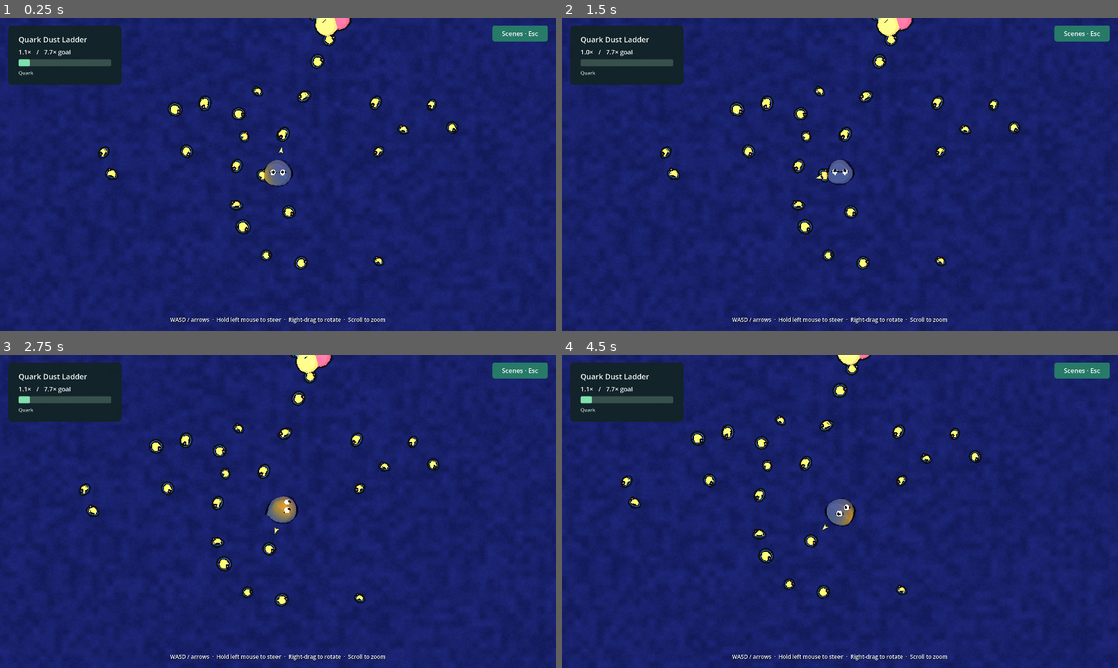
Above: before the commit, frames 1-4 (two rows, left to right).
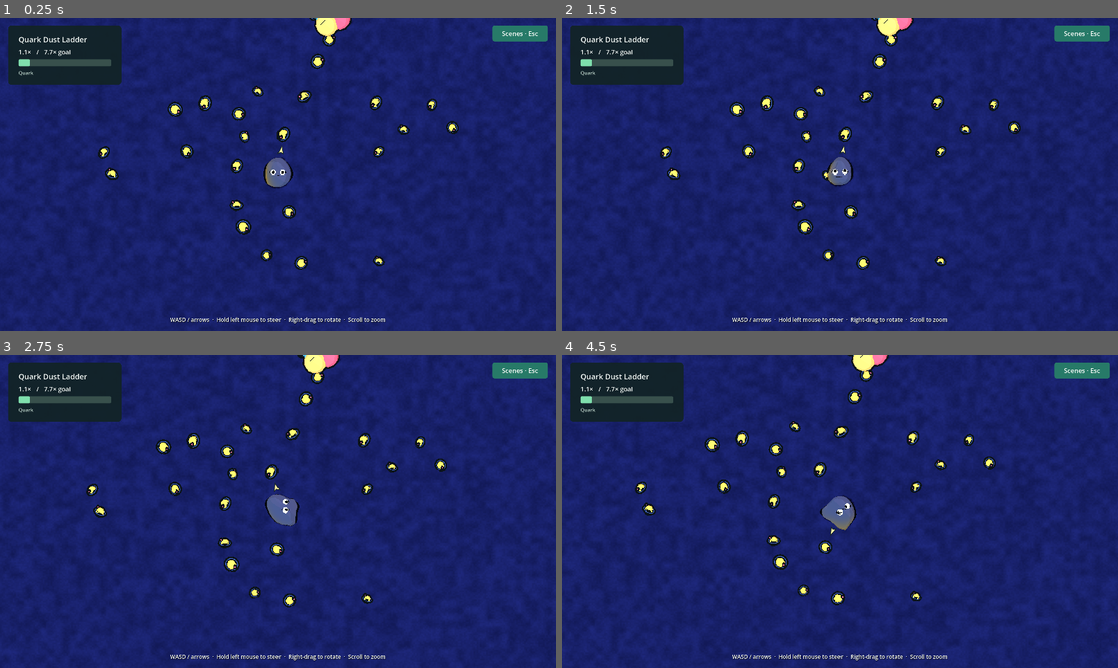
Above: after the commit, the same moments.

Repository: armantark/gray-goo
Game: Godot game, scene res://main.tscn
Same seed, same stepped clock (60 frames per second), same inputs: the game is played once before the commit and once after it.
Inputs (mouse positions are in pixels of both pictures, inside the frame that each line leads up to):
- Up to frame 1 (0.25 s): no input
- Up to frame 2 (1.5 s): click "Scenes · Esc" at 0.5 s; click "Quark Dust Ladder" at 1.25 s
- Up to frame 3 (2.75 s): move the mouse to (400, 495) at 2.02 s; hold D (move_right) from 2.03 s (still down); click (400, 495) at 2.17 s
- Up to frame 4 (4.5 s): release D (move_right) at 2.75 s; drag from (728, 527) to (812, 574) at 2.77 s; move the mouse to (895, 442) at 3.52 s; hold D (move_right) 3.53-4.25 s; click (895, 442) at 3.67 s; drag from (812, 574) to (673, 464) at 4.27 s

The runs differ from the first frame. In frame 1, 0.4% of the frame differs, in the area x 17-83%, y 0-81%; in frame 2, 0.4%; in frame 3, 4.2%; in frame 4, 5.2%, in the area x 0-100%, y 0-100%.

Commit message:
Make the goo pull itself forward and give its eyes spring motion
Replace the rolling drive with contact-driven shell extensions and preserve responsive steering, growth, and slow-motion stability. Give the eyes damped motion and keep pupils directed toward the cursor.

Record native performance checks and the request for a spindlier locomotion reference before further gait refinement.

Diff:
--- a/src/game.gd
+++ b/src/game.gd
@@ -164,7 +164,9 @@
 	if is_instance_valid(target):
 		target_position = target.center()
 		target_name = target.title
+		goo.set_food_target(target_position, target.radius)
 	else:
+		goo.set_food_target(Vector3.ZERO, -1.0)
 		for pool in world.pools:
 			if pool.remaining_volume > 0.00001:
 				target_position = pool.closest_point(goo.global_position)
--- a/src/goo_body.gd
+++ b/src/goo_body.gd
@@ -51,6 +51,15 @@
 var _field: Rect2
 var _drive := Vector3.ZERO
 var _speed: float = 0.0
+var _food_target := Vector3.ZERO
+var _food_radius: float = -1.0
+var _reach_direction := Vector3.ZERO
+var _reach_strength: float = 0.0
+var _stride_phase: float = 0.0
+var _steps: Array[Dictionary] = [{}, {}]
+var _swing_weights := PackedFloat32Array()
+var _swing_targets := PackedVector3Array()
+var _planted_weights := PackedFloat32Array()
 var _points := PackedVector3Array()
 var _previous := PackedVector3Array()
 var _previous_dt: float = 1.0 / (Engine.physics_ticks_per_second * SUBSTEPS)
@@ -59,9 +68,7 @@
 var _edges: Array[Vector2i] = []
 var _edge_lengths := PackedFloat32Array()
 var _anchors := PackedVector3Array()
-var _anchor_age := PackedFloat32Array()
 var _attached := PackedByteArray()
-var _release_time := PackedFloat32Array()
 var _colors := PackedColorArray()
 var _normals := PackedVector3Array()
 var _gradients := PackedVector3Array()
@@ -76,8 +83,12 @@
 var _render_colors := PackedColorArray()
 var _celebration: float = 0.0
 var _eyes: Array[MeshInstance3D] = []
+var _eye_offsets := PackedVector3Array([Vector3.ZERO, Vector3.ZERO])
+var _eye_speeds := PackedVector3Array([Vector3.ZERO, Vector3.ZERO])
+var _eye_body_velocity := Vector3.ZERO
 var _facing := Vector3(0, 0, 1)
 var _configured := false
+var _contact_radius: float = 0.0
 
 func configure(start: Vector3, starting_radius: float, ground_height: Callable,
 		obstacles: Callable, field: Rect2) -> void:
@@ -96,6 +107,10 @@
 func set_drive(direction: Vector3, speed: float) -> void:
 	_drive = Vector3(direction.x, 0, direction.z).limit_length(1.0)
 	_speed = maxf(speed, 0.0)
+
+func set_food_target(at: Vector3, food_radius: float) -> void:
+	_food_target = at
+	_food_radius = food_radius
 
 func grow_to(new_radius: float) -> void:
 	_target_radius = maxf(_target_radius, new_radius)
@@ -115,7 +130,8 @@
 		var weight := exp((local_direction.dot(direction) - 1.0) / spread)
 		_colors[i] = _colors[i].lerp(color, weight * minf(0.95, sqrt(amount) * 1.6))
 		# Changing particle momentum makes the bite tug on the actual shell.
-		_previous[i] -= direction * radius * weight * minf(amount * 21.6, 9.6) * _previous_dt
+		var tug := exp((local_direction.dot(direction) - 1.0) / 0.085)
+		_previous[i] -= direction * radius * tug * minf(amount * 32.4, 12.0) * _previous_dt
 	_update_tint()
 
 func celebrate() -> void:
@@ -128,7 +144,7 @@
 	if not _configured:
 		return false
 	var offset := point - global_position
-	if offset.length() > radius * 1.85 + object_radius:
+	if offset.length() > _contact_radius + object_radius:
 		return false
 	var direction := offset.normalized()
 	var envelope := 0.0
@@ -148,15 +164,20 @@
 	velocity = (global_position - old_center) / maxf(delta, 0.001)
 	_diffuse_pigment(delta)
 	_celebration = maxf(0.0, _celebration - delta * 1.5)
-	_update_surface()
+	_update_surface(delta)
 
 func _step(dt: float) -> void:
 	var old_radius := radius
 	radius = lerpf(radius, _target_radius, 1.0 - exp(-3.5 * dt))
 	var growth := radius / old_radius
 	var center := global_position
-	var desired := _drive * _speed
-	var spin := Vector3.UP.cross(desired) / maxf(radius, 0.05)
+	var to_food := _food_target - center
+	var reach := 0.0
+	if _food_radius >= 0.0 and not to_food.is_zero_approx():
+		reach = clampf((radius * 1.5 + _food_radius - to_food.length()) / (radius * 0.35), 0.0, 1.0)
+		_reach_direction = to_food.normalized()
+	_reach_strength = lerpf(_reach_strength, reach, 1.0 - exp(-9.0 * dt))
+	_prepare_steps(dt, center)
 	var solids: Array = _obstacles.call(center, radius * 2.2)
 	for i in _points.size():
 		_points[i] = center + (_points[i] - center) * growth
@@ -164,16 +185,23 @@
 		# Displacement belongs to the previous step, including across slow-motion changes.
 		var point_velocity := (_points[i] - _previous[i]) / _previous_dt
 		_previous[i] = _points[i]
-		var rolling_velocity := desired + spin.cross(_points[i] - center) * 0.8
-		var drive_acceleration := (rolling_velocity - point_velocity) * 9.0
-		drive_acceleration.y = (rolling_velocity.y - point_velocity.y) * 3.0 - radius * 27.0
-		_points[i] += point_velocity * dt + drive_acceleration * dt * dt
-		_release_time[i] = maxf(0.0, _release_time[i] - dt)
-		if _attached[i]:
-			_anchor_age[i] += dt * desired.length() / radius
+		var acceleration := -point_velocity * 4.0 + Vector3.DOWN * radius * 27.0
+		_points[i] += point_velocity * dt + acceleration * dt * dt
+	# Compliance scales with dt squared so a slow-motion step cannot release a full-speed spring.
+	var elasticity := pow(dt * Engine.physics_ticks_per_second * SUBSTEPS, 2.0)
 	for iteration in SOLVER_ITERATIONS:
-		_solve_edges()
-		_solve_volume(center)
+		_solve_edges(elasticity)
+		var reach_reaction := _solve_reach(center, dt)
+		for i in _points.size():
+			var strength := 1.0 - exp(-260.0 * dt / SOLVER_ITERATIONS)
+			var extension := ((_swing_targets[i] - _points[i]) * _swing_weights[i] * strength).limit_length(radius * dt * 3.0)
+			_points[i] += extension
+			reach_reaction += extension
+		# Internal reaching cannot translate a free body; planted contacts supply traction.
+		reach_reaction /= _points.size()
+		for i in _points.size():
+			_points[i] -= reach_reaction
+		_solve_volume(center, elasticity)
 		for i in _points.size():
 			_solve_contact(i, solids, dt, iteration == SOLVER_ITERATIONS - 1)
 	center = Vector3.ZERO
@@ -182,18 +210,92 @@
 	global_position = center / _points.size()
 	_previous_dt = dt
 
-func _solve_edges() -> void:
+func _prepare_steps(dt: float, center: Vector3) -> void:
+	_swing_weights.fill(0.0)
+	_planted_weights.fill(0.0)
+	if _drive.length_squared() < 0.001 or _speed <= 0.0:
+		_steps = [{}, {}]
+		_stride_phase = 0.0
+		return
+	_stride_phase += dt * _speed * _drive.length() / radius * 0.75
+	for foot in 2:
+		var phase := fposmod(_stride_phase + float(foot) * 0.5, 1.0)
+		if _steps[foot].is_empty() or phase < float(_steps[foot].phase):
+			_start_step(foot, center)
+		var step := _steps[foot]
+		step.phase = phase
+		for j in step.indices.size():
+			var i: int = step.indices[j]
+			var weight: float = step.weights[j]
+			if phase < 0.36:
+				var progress := phase / 0.36
+				var target: Vector3 = step.starts[j] + step.shift * smoothstep(0.0, 1.0, progress)
+				target.y += sin(progress * PI) * radius * 0.12
+				target.x = clampf(target.x, _field.position.x + radius * 0.02, _field.end.x - radius * 0.02)
+				target.z = clampf(target.z, _field.position.y + radius * 0.02, _field.end.y - radius * 0.02)
+				if weight > _swing_weights[i]:
+					_swing_targets[i] = target
+					_swing_weights[i] = weight
+			elif phase < 0.88:
+				_planted_weights[i] = maxf(_planted_weights[i], weight)
+
+func _start_step(foot: int, center: Vector3) -> void:
+	var forward := _drive.normalized()
+	var sideways := forward.cross(Vector3.UP)
+	var heading := (forward + sideways * (float(foot) * 2.0 - 1.0) * 0.65).normalized()
+	var cap_direction := (heading + Vector3.DOWN * 0.5).normalized()
+	var indices := PackedInt32Array()
+	var weights := PackedFloat32Array()
+	var starts := PackedVector3Array()
+	var cap_center := Vector3.ZERO
+	var total := 0.0
+	for i in _points.size():
+		var alignment := (_points[i] - center).normalized().dot(cap_direction)
+		var weight := exp((alignment - 1.0) / 0.075)
+		if weight < 0.18:
+			continue
+		indices.append(i)
+		weights.append(weight)
+		starts.append(_points[i])
+		cap_center += _points[i] * weight
+		total += weight
+	cap_center /= maxf(total, 0.001)
+	var target := center + heading * radius * 1.68
+	target.x = clampf(target.x, _field.position.x + radius * 0.02, _field.end.x - radius * 0.02)
+	target.z = clampf(target.z, _field.position.y + radius * 0.02, _field.end.y - radius * 0.02)
+	target.y = float(_ground_height.call(target)) + radius * 0.04
+	_steps[foot] = {"phase": 0.0, "indices": indices, "weights": weights,
+		"starts": starts, "shift": target - cap_center}
+
+func _solve_edges(elasticity: float) -> void:
+	var stiffness := 0.10 * elasticity / (0.8 + 0.2 * elasticity)
 	for e in _edges.size():
 		var pair := _edges[e]
 		var separation := _points[pair.y] - _points[pair.x]
 		var distance := separation.length()
 		if distance < 0.00001:
 			continue
-		var correction := separation * ((distance - _edge_lengths[e] * radius) / distance) * 0.10
+		var correction := separation * ((distance - _edge_lengths[e] * radius) / distance) * stiffness
 		_points[pair.x] += correction
 		_points[pair.y] -= correction
 
-func _solve_volume(center: Vector3) -> void:
+func _solve_reach(center: Vector3, dt: float) -> Vector3:
+	var reaction := Vector3.ZERO
+	if _reach_strength < 0.001:
+		return reaction
+	# A rounded cap of the same constrained shell reaches; no detached appendage or suction.
+	for i in _points.size():
+		var offset := _points[i] - center
+		var cap := exp((offset.normalized().dot(_reach_direction) - 1.0) / 0.06)
+		var extension := maxf(radius * 1.5 - offset.dot(_reach_direction), 0.0)
+		var strength := 1.0 - exp(-119.0 * dt / SOLVER_ITERATIONS)
+		var correction := (_reach_direction * extension * cap * _reach_strength * strength).limit_length(radius * dt * 3.0)
+		_points[i] += correction
+		reaction += correction
+	return reaction
+
+func _solve_volume(center: Vector3, elasticity: float) -> void:
+	var stiffness := 0.45 * elasticity / (0.55 + 0.45 * elasticity)
 	_gradients.fill(Vector3.ZERO)
 	var volume := 0.0
 	for f in range(0, _faces.size(), 3):
@@ -212,7 +314,7 @@
 		denominator += gradient.length_squared()
 	var pressure := (_rest_volume * radius * radius * radius - volume) / maxf(denominator, 0.000001)
 	for i in _points.size():
-		_points[i] += (_gradients[i] * pressure * 0.45).limit_length(radius * 0.08)
+		_points[i] += (_gradients[i] * pressure * stiffness).limit_length(radius * 0.08)
 
 func _solve_contact(i: int, solids: Array, dt: float, last_iteration: bool) -> void:
 	var point := _points[i]
@@ -220,21 +322,20 @@
 	var floor_y := float(_ground_height.call(point)) + skin
 	var was_below := point.y <= floor_y
 	point.y = maxf(point.y, floor_y)
-	if _attached[i]:
+	var moving := _drive.length_squared() > 0.001 and _speed > 0.0
+	var planted := _planted_weights[i] > 0.25 and _swing_weights[i] < 0.18
+	if moving and not planted:
+		_attached[i] = 0
+	elif _attached[i]:
 		var strain := Vector2(point.x - _anchors[i].x, point.z - _anchors[i].z).length()
-		# Rear bonds carry the body's pull before peeling, rather than all slipping together.
-		var trailing := clampf(-(point - global_position).dot(_drive) / radius, 0.0, 1.0)
-		var tear_distance := radius * lerpf(0.22, 0.57, trailing)
-		var bond_life := lerpf(0.23, 0.85, trailing) + float(i % 11) * 0.018
-		if strain > tear_distance or point.y - _anchors[i].y > radius * 0.25 or _anchor_age[i] > bond_life:
+		if strain > radius * 0.85 or point.y - _anchors[i].y > radius * 0.35:
 			_attached[i] = 0
-			_release_time[i] = 0.12
 		else:
-			point = point.lerp(_anchors[i], 0.62)
-	elif was_below and _release_time[i] <= 0.0:
+			point = point.lerp(_anchors[i], 0.78)
+	elif was_below or (planted and point.y - floor_y < radius * 0.07):
+		point.y = floor_y
 		_attached[i] = 1
 		_anchors[i] = point
-		_anchor_age[i] = 0.0
 	point.x = clampf(point.x, _field.position.x + skin, _field.end.x - skin)
 	point.z = clampf(point.z, _field.position.y + skin, _field.end.y - skin)
 	for solid in solids:
@@ -329,10 +430,11 @@
 		_points.append(global_position + rest_point * radius)
 		_colors.append(GRAY)
 	_previous = _points.duplicate()
+	_swing_weights.resize(_points.size())
+	_swing_targets.resize(_points.size())
+	_planted_weights.resize(_points.size())
 	_anchors.resize(_points.size())
-	_anchor_age.resize(_points.size())
 	_attached.resize(_points.size())
-	_release_time.resize(_points.size())
 	_normals.resize(_points.size())
 	_gradients.resize(_points.size())
 
@@ -410,7 +512,8 @@
 		pupil.position = Vector3(0.10 - float(_eye_index) * 0.20, 0.10, 0.93)
 		eye.add_child(pupil)
 
-func _update_surface() -> void:
+func _update_surface(delta: float = 0.0) -> void:
+	_contact_radius = 0.0
 	_normals.fill(Vector3.ZERO)
 	for f in range(0, _faces.size(), 3):
 		var a := _faces[f]
@@ -422,6 +525,7 @@
 		_normals[c] += normal
 	for i in _normals.size():
 		_normals[i] = _normals[i].normalized()
+		_contact_radius = maxf(_contact_radius, _points[i].distance_to(global_position))
 	for i in _render_sources.size():
 		var ids := _render_sources[i]
 		var w := _render_weights[i]
@@ -439,10 +543,12 @@
 	_mesh.clear_surfaces()
 	_mesh.add_surface_from_arrays(Mesh.PRIMITIVE_TRIANGLES, arrays)
 	_material.set_shader_parameter("celebration", _celebration)
-	_update_eyes()
-
-func _update_eyes() -> void:
+	_update_eyes(delta)
+
+func _update_eyes(delta: float) -> void:
 	var camera := get_viewport().get_camera_3d()
+	var acceleration := (velocity - _eye_body_velocity) / maxf(delta, 0.001)
+	_eye_body_velocity = velocity
 	if _drive.length_squared() > 0.01:
 		_facing = _facing.lerp(_drive.normalized(), 0.08).normalized()
 	var side := _facing.cross(Vector3.UP).normalized()
@@ -457,12 +563,17 @@
 			surface += _points[i] * weight
 			normal += _normals[i] * weight
 			total += weight
-		_eyes[e].position = surface / total - global_position + normal.normalized() * radius * 0.10
+		var dt := minf(delta, 1.0 / 30.0)
+		_eye_speeds[e] += (-_eye_offsets[e] * (110.0 + float(e) * 24.0) - _eye_speeds[e] * (11.0 + float(e) * 2.0) - acceleration * 0.28) * dt
+		_eye_offsets[e] = (_eye_offsets[e] + _eye_speeds[e] * dt).limit_length(radius * 0.12)
+		var surface_normal := normal.normalized()
+		_eye_offsets[e] += surface_normal * maxf(-radius * 0.04 - _eye_offsets[e].dot(surface_normal), 0.0)
+		_eyes[e].position = surface / total - global_position + surface_normal * radius * 0.10 + _eye_offsets[e]
 		var gaze := (Vector3.UP * 0.9 + _facing * 0.3).normalized()
 		_eyes[e].basis = Basis(side, gaze.cross(side).normalized(), gaze).scaled(Vector3(0.23, 0.265, 0.23) * radius)
 		if camera != null:
 			var mouse_offset := get_viewport().get_mouse_position() - camera.unproject_position(_eyes[e].global_position)
-			var world_direction := camera.global_basis.x * mouse_offset.x - camera.global_basis.y * mouse_offset.y
-			var local_direction := _eyes[e].global_basis.orthonormalized().inverse() * world_direction
-			var offset := Vector2(local_direction.x, local_direction.y).limit_length(100.0) * 0.004
-			_eyes[e].get_child(0).position = Vector3(offset.x, offset.y, sqrt(1.0 - offset.length_squared()) * 0.9)
+			var offset := mouse_offset.limit_length(100.0) * 0.004
+			var world_direction := camera.global_basis.z + camera.global_basis.x * offset.x - camera.global_basis.y * offset.y
+			var local_direction := _eyes[e].global_basis.inverse() * world_direction
+			_eyes[e].get_child(0).position = local_direction.normalized() * 0.9
Not shown, changed: GLOSSARY.md
Not shown, changed: README.md
Not shown, changed: memory-bank/activeContext.md
Not shown, changed: memory-bank/papercuts.md
Not shown, changed: memory-bank/productContext.md
Not shown, changed: memory-bank/progress.md
Not shown, changed: memory-bank/projectbrief.md
Not shown, changed: memory-bank/systemPatterns.md
